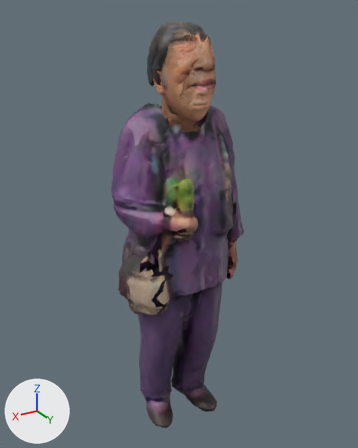
The glTF model public/models/ma/nhanvat/tp-026.glb as it was, and as the next commit left it.
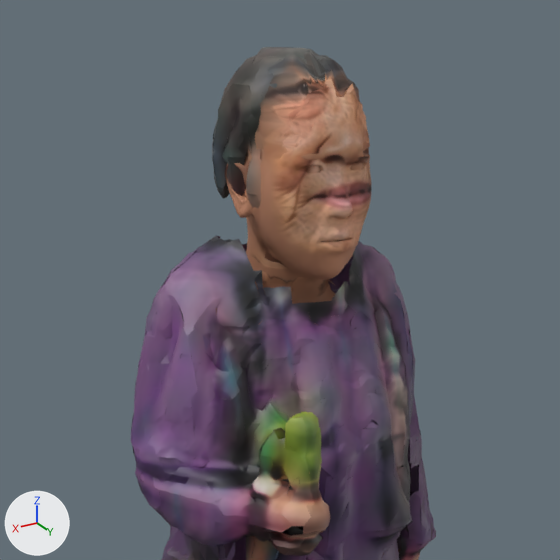
There are two pictures of each version: one whole from a 50 mm lens placed at (0.877, 1.428, 1.608), pointed at (0.008, -0.021, 0.884), one close up on the part from 15% to 83% of the width and 0% to 54% of the height. Every picture has the same lights, and +X, +Y and +Z are marked at lower left. The first two pictures are the older version. Vertices at exactly the same position are counted once.

Objects in the first close-up: 'Body'.
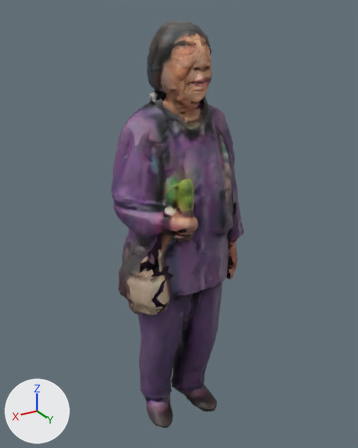
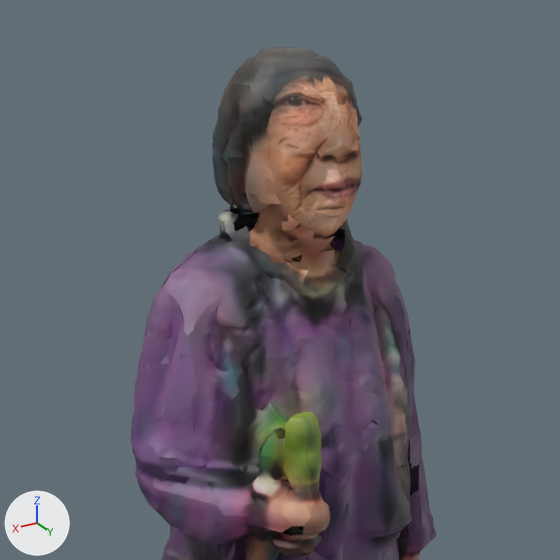
Location of each change, (x1, y1, x2, y2) in pixels of the close-ups (560 x 560 px; the box of a moved part takes in the faces that stretch with it):
part 1 of me_body, moved or reshaped
    before: (210, 50, 372, 344)
    after: (210, 73, 362, 304)
part 2 of me_body, surface changed
    before: (283, 70, 344, 178)
    after: (281, 76, 360, 175)

The change, as a list of edits to the scene's bpy script:
```text
Change me_body:
    used by ob_body; location = (0.0, 0.0, 0.0)
    remove me_body.from_pydata(...)  # 17242 vertices, 23843 faces; spans x -0.28..0.28, y -0.18..0.25, z 0.0..1.58
    add me_body.from_pydata(...)  # 17369 vertices, 24438 faces; spans x -0.28..0.28, y -0.18..0.25, z 0.0..1.58
    me_body part 1: 345 vertices moved within x -0.08..0.1, y -0.07..0.12, z 1.27..1.55; 4367 vertices removed from x -0.1..0.12, y -0.12..0.14, z 1.17..1.58; 4494 vertices added at x -0.08..0.11, y -0.1..0.12, z 1.25..1.55
    me_body part 2: 26 kept faces spanning x -0.04..0.08, y 0.07..0.12, z 1.42..1.55 get new texture (UV) coordinates
    other edits to the shape of me_body do not show in these pictures
```
